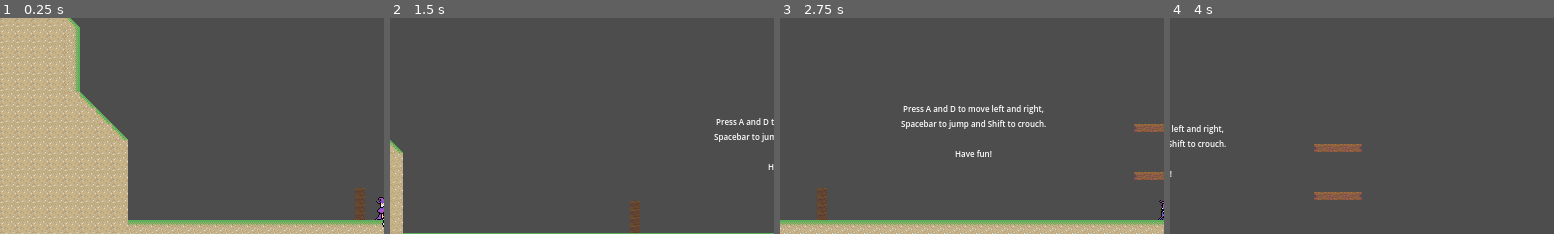
Above: before the commit, frames 1-4 (left to right).
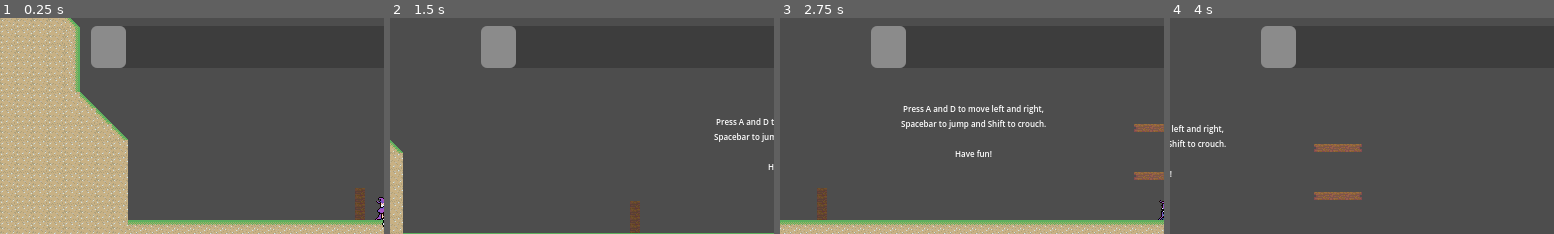
Above: after the commit, the same moments.

Repository: haruo-gabriel/portal2d
Game: Godot game, scene res://levels/level_1/level_scene.tscn
The game is run twice, just before and just after one commit, with the same random seed, the same clock (stepped at 60 frames per second) and the same inputs.
Inputs (mouse positions are % of the whole screen's width and height, from its top left):
- Up to frame 1 (0.25 s): no input
- Up to frame 2 (1.5 s): tap A (move_left) at 0.5, 1.25 s; move the mouse to (72, 45) at 0.52 s; hold Shift (crouch) 0.53-1.28 s; hold D (move_right) from 0.53 s (still down); tap Space (jump) at 0.77 s; move the mouse to (30, 55) at 1.27 s; click (30, 55) at 1.35 s
- Up to frame 3 (2.75 s): tap Space (jump) at 1.52 s; tap A (move_left) at 2 s; move the mouse to (60, 28) at 2.02 s; release D (move_right) at 2.03 s; hold A (move_left) from 2.03 s (still down); right-click (60, 28) at 2.1 s
- Up to frame 4 (4 s): move the mouse to (45, 70) at 2.77 s; release A (move_left) at 2.78 s; hold D (move_right) from 2.78 s (still down); tap Shift (crouch) at 2.85 s; tap Space (jump) at 3.02, 3.77 s; tap A (move_left) at 3.5 s; move the mouse to (80, 65) at 3.52 s; click (80, 65) at 3.6 s
The pictures show only the part of the screen within x 0-50%, y 5-55%; the shares and areas given below are measured in that part.

The runs differ from the first frame. In frame 1, 1.7% of the frame differs, in the area x 23-33%, y 3-24%; in frame 2, 1.7%; in frame 3, 1.7%; in frame 4, 1.7%.

Commit message:
Creating a folder for hud

Diff:
--- a/godot project/interface/hud.tscn
+++ /dev/null
@@ -1,14 +0,0 @@
-[gd_scene format=3 uid="uid://b754jenc4foku"]
-
-[node name="HUD" type="Control"]
-layout_mode = 3
-anchors_preset = 15
-anchor_right = 1.0
-anchor_bottom = 1.0
-grow_horizontal = 2
-grow_vertical = 2
-
-[node name="HealthProgressBar" type="TextureProgressBar" parent="."]
-layout_mode = 1
-offset_right = 40.0
-offset_bottom = 40.0
--- /dev/null
+++ b/godot project/interface/scenes/hud/hud.gd
@@ -0,0 +1,10 @@
+
+extends Control
+
+@export var player: Player
+
+func _ready() -> void:
+	pass
+
+func _process(delta: float) -> void:
+	pass
--- /dev/null
+++ b/godot project/interface/scenes/hud/hud.tscn
@@ -0,0 +1,22 @@
+[gd_scene load_steps=2 format=3 uid="uid://b754jenc4foku"]
+
+[ext_resource type="Script" path="res://interface/scenes/hud/hud.gd" id="1_adxet"]
+
+[node name="HUD" type="Control"]
+layout_mode = 3
+anchors_preset = 15
+anchor_right = 1.0
+anchor_bottom = 1.0
+grow_horizontal = 2
+grow_vertical = 2
+script = ExtResource("1_adxet")
+
+[node name="ProgressBar" type="ProgressBar" parent="."]
+layout_mode = 0
+offset_left = 91.0
+offset_top = 30.0
+offset_right = 400.0
+offset_bottom = 72.0
+step = 1.0
+value = 10.0
+show_percentage = false
--- a/godot project/levels/level_1/level_scene.tscn
+++ b/godot project/levels/level_1/level_scene.tscn
@@ -6,9 +6,9 @@
 [ext_resource type="AudioStream" uid="uid://ddfued18shs8d" path="res://levels/level_1/level1.wav" id="2_wed8u"]
 [ext_resource type="PackedScene" uid="uid://b5pd4lm1s4pue" path="res://levels/level_transition.tscn" id="3_l48s3"]
 [ext_resource type="PackedScene" uid="uid://nejou4ncohws" path="res://levels/level_2/level_scene.tscn" id="4_lbfwy"]
-[ext_resource type="Script" path="res://follow_cam.gd" id="5_8bj3i"]
+[ext_resource type="Script" path="res://interface/follow_cam.gd" id="5_8bj3i"]
 [ext_resource type="PackedScene" uid="uid://cq8lpg21erc5l" path="res://interface/pause.tscn" id="6_vrxgd"]
-[ext_resource type="PackedScene" uid="uid://b754jenc4foku" path="res://interface/hud.tscn" id="6_xax1y"]
+[ext_resource type="PackedScene" uid="uid://b754jenc4foku" path="res://interface/scenes/hud/hud.tscn" id="6_xax1y"]
 
 [sub_resource type="LabelSettings" id="LabelSettings_vgya4"]
 font_size = 8
--- a/godot project/levels/level_2/level_scene.tscn
+++ b/godot project/levels/level_2/level_scene.tscn
@@ -4,11 +4,11 @@
 [ext_resource type="Script" path="res://levels/level_scene.gd" id="1_8mwy2"]
 [ext_resource type="AudioStream" uid="uid://ddfued18shs8d" path="res://levels/level_1/level1.wav" id="1_rwgve"]
 [ext_resource type="PackedScene" uid="uid://wgnluw24avir" path="res://characters/player/player.tscn" id="2_trbgv"]
-[ext_resource type="Script" path="res://follow_cam.gd" id="3_1me6m"]
+[ext_resource type="Script" path="res://interface/follow_cam.gd" id="3_1me6m"]
 [ext_resource type="PackedScene" uid="uid://b7pirrmmj56br" path="res://characters/turret/turret.tscn" id="3_2m1ke"]
 [ext_resource type="PackedScene" uid="uid://b5pd4lm1s4pue" path="res://levels/level_transition.tscn" id="4_h8n1u"]
 [ext_resource type="PackedScene" uid="uid://byybmlwajwfcr" path="res://characters/moving_enemy/moving_enemy.tscn" id="5_g6sfx"]
-[ext_resource type="PackedScene" uid="uid://b754jenc4foku" path="res://interface/hud.tscn" id="7_bqe4l"]
+[ext_resource type="PackedScene" uid="uid://b754jenc4foku" path="res://interface/scenes/hud/hud.tscn" id="7_bqe4l"]
 [ext_resource type="PackedScene" uid="uid://cq8lpg21erc5l" path="res://interface/pause.tscn" id="8_5d8gg"]
 [ext_resource type="PackedScene" path="res://interface/ending_credits.tscn" id="8_yww80"]
 
--- a/godot project/levels/test.tscn
+++ b/godot project/levels/test.tscn
@@ -4,7 +4,7 @@
 [ext_resource type="TileSet" uid="uid://bxf11dynbrbke" path="res://levels/level_1/tile_set.tres" id="1_w1d4u"]
 [ext_resource type="PackedScene" uid="uid://wgnluw24avir" path="res://characters/player/player.tscn" id="2_qkb2h"]
 [ext_resource type="PackedScene" uid="uid://b7pirrmmj56br" path="res://characters/turret/turret.tscn" id="3_5hl13"]
-[ext_resource type="Script" path="res://follow_cam.gd" id="4_dro2u"]
+[ext_resource type="Script" path="res://interface/follow_cam.gd" id="4_dro2u"]
 [ext_resource type="PackedScene" uid="uid://byybmlwajwfcr" path="res://characters/moving_enemy/moving_enemy.tscn" id="4_wb3jp"]
 
 [node name="LevelScene" type="Node2D"]
Renamed: godot project/follow_cam.gd -> godot project/interface/follow_cam.gd
